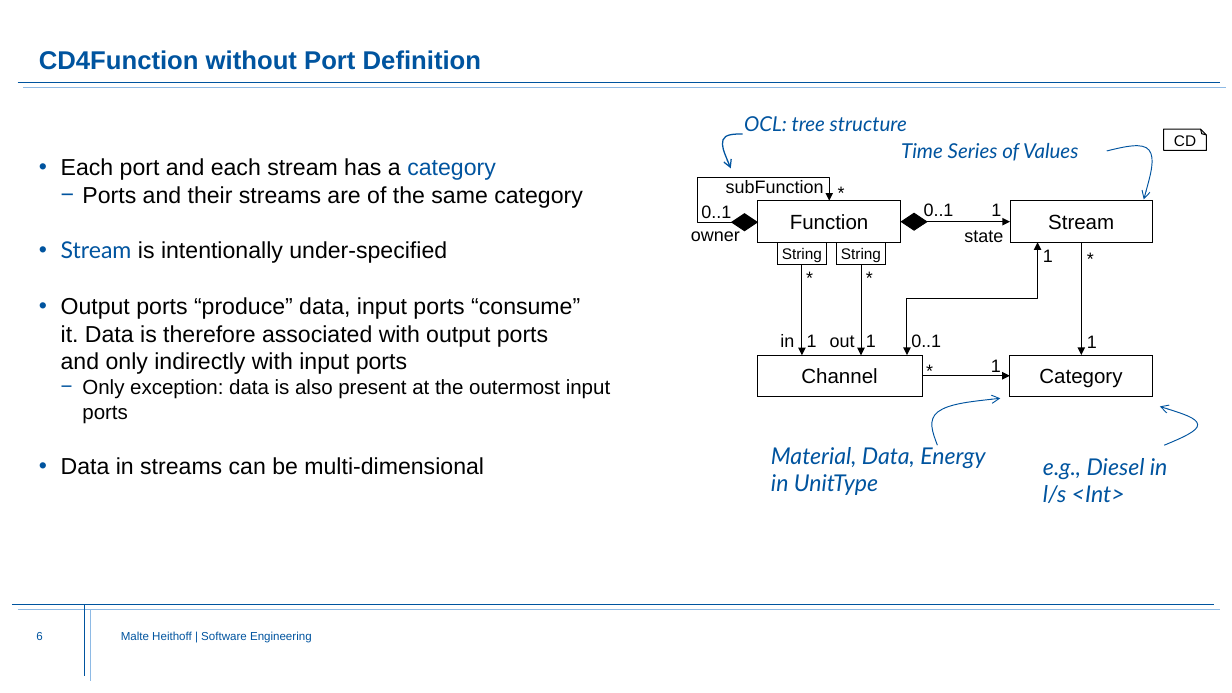
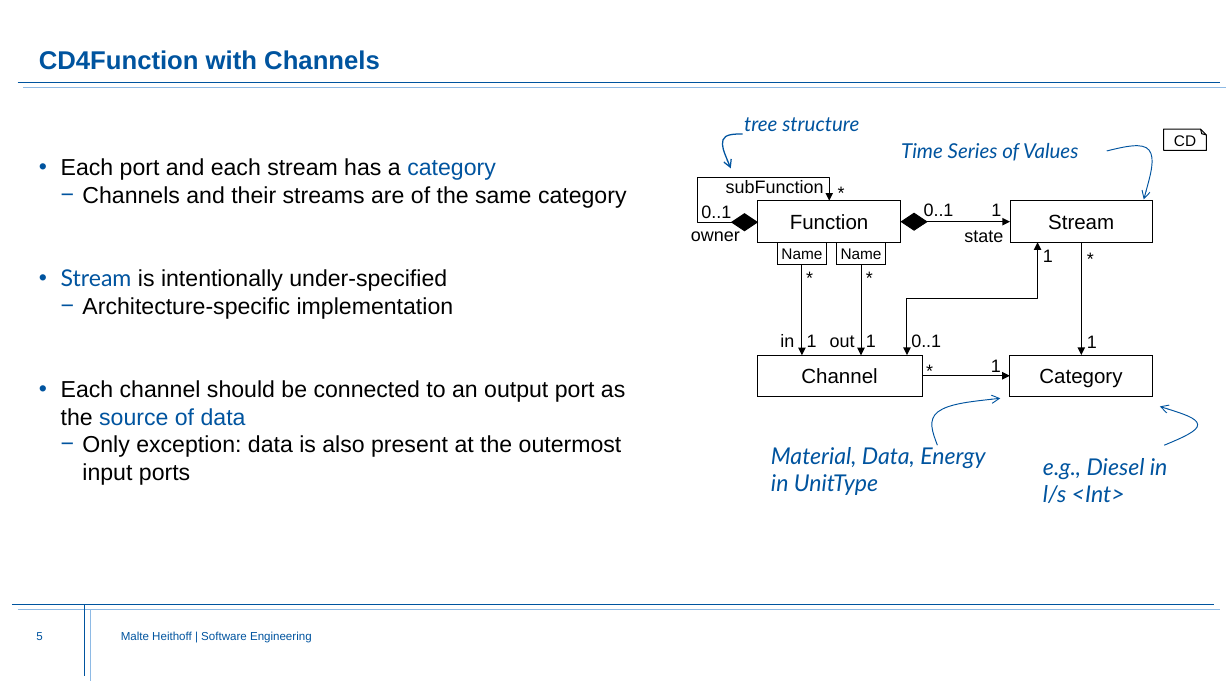
Before and after one commit to Fishi2402/montigem, a slide deck: slide 5 of products/syse_functions/doc/FunctionStructure.Explanation.pptx (slide 6 before the commit). Drawn at 1232x693 pixels with LibreOffice and Linux fonts; fonts in the diff are those of the drawing; background and template pictures are left out. Boxes give left, top, right and bottom in pixels: in the first picture for what was removed or moved away, otherwise in the second. Text is boxed around its words. In the diff, an @@ line names an element or a change of style, - is before the commit and + after.

Commit message:
FunctionStructure Update

```diff
--- a/products/syse_functions/doc/FunctionStructure.Explanation.pptx
+++ b/products/syse_functions/doc/FunctionStructure.Explanation.pptx
@@ title at box(39, 50, 380, 70): text changed @@
-CD4Function without Port Definition
+CD4Function with Channels
@@ text at box(744, 117, 859, 131): text changed @@
-OCL: tree structure
+tree structure
@@ text at box(82, 186, 627, 208): text changed @@
-  − Ports and their streams are of the same category
+  − Channels and their streams are of the same category
@@ text in rectangle at box(781, 248, 822, 259): text changed @@
-String
+Name
@@ text in rectangle at box(841, 248, 882, 259): text changed @@
-String
+Name
@@ text at box(61, 297, 625, 426): text changed @@
-• Output ports “produce” data, input ports “consume”
-  it. Data is therefore associated with output ports
-  and only indirectly with input ports
+  − Architecture-specific implementation
+• Each channel should be connected to an output port as the source of data
@@ text at box(82, 435, 622, 485): size 16 to 18 pt in "Only exception: data is also present at ..." @@
@@ text at box(61, 457, 484, 475): paragraph removed @@
-• Data in streams can be multi-dimensional
```
Also in this commit, not shown: 6 other slides changed, 14 slides added, 3 slides removed, 2 other files.
